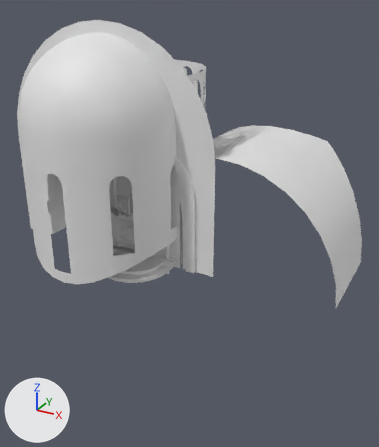
A saved change to the Blender file Interiors/Churches/Memorial/Interior_Church_Memorial.blend.
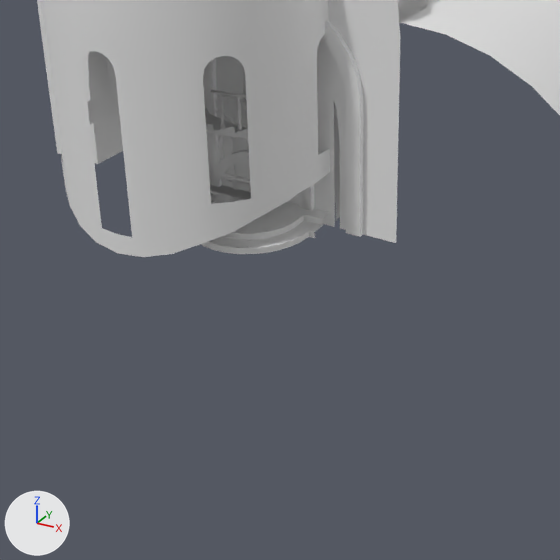
Each version appears first whole from a 50 mm camera at (15.9, -20.3, 12.7) aimed at (2.8, 3.4, 0.9), and next in a close-up on the part from 0% to 79% of the width and 33% to 100% of the height. The axes (+X, +Y, +Z) are drawn at lower left. The lights are the same throughout. The first two pictures are the older version.

Names of what the first close-up shows: 'Interior_Church_Memorial_ArchInnerBig', 'Interior_Church_Memorial_ArchInnerSmall', 'Interior_Church_Memorial_RoofBack', 'Interior_Church_Memorial_StairsAmbonMain', 'Interior_Church_Memorial_TowerHalfRoof', 'Interior_Church_Memorial_TowerMain', 'Interior_Church_Memorial_WallWindowBig' and 10 more.
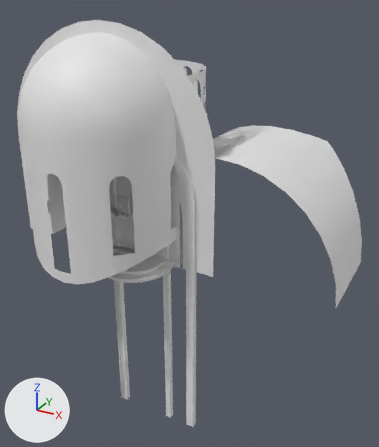
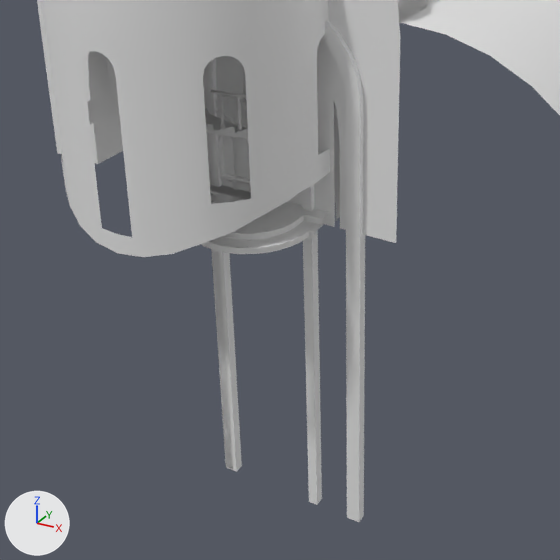
Pixel boxes (x1, y1, x2, y2) of what changed, in the close-ups (560 x 560 px; the box of a moved part takes in the faces that stretch with it):
'Interior_Church_Memorial_ArchInnerBig', reshaped (131% taller): before (204, 21, 363, 237); after (203, 21, 365, 522)
'Interior_Church_Memorial_ArchInnerSmall', reshaped (mostly hidden): before (203, 63, 314, 211); after (203, 63, 322, 505)
part 1 of me_interior_church_memorial_archinnersmall, moved or reshaped: before (203, 71, 215, 185); after (203, 71, 233, 470)
part 2 of me_interior_church_memorial_archinnersmall, moved or reshaped (mostly hidden before): before (302, 198, 311, 211); after (302, 198, 322, 505)
part 3 of me_interior_church_memorial_archinnerbig, moved or reshaped: before (204, 73, 222, 187); after (203, 73, 242, 472)
part 4 of me_interior_church_memorial_archinnerbig, moved or reshaped: before (346, 101, 363, 237); after (346, 101, 365, 522)

The change, as a diff of the scene's bpy script:
```diff
--- a/Interiors/Churches/Memorial/Interior_Church_Memorial.blend.py
+++ b/Interiors/Churches/Memorial/Interior_Church_Memorial.blend.py
@@ me_interior_church_memorial_archinnersmall @@
 # used by ob_interior_church_memorial_archinnersmall; location = (0.0, 0.0, 0.0)
 # before: 0 (0.0, 0.15, 0.0), 29 (0.3, 0.15, 0.0), 30 (0.0, -0.15, 0.0), 59 (0.3, -0.15, 0.0)
 # before: 14 (3.5, 0.15, 0.0), 15 (3.2, 0.15, 0.0), 44 (3.5, -0.15, 0.0), 45 (3.2, -0.15, 0.0)
-me_interior_church_memorial_archinnersmall.from_pydata(...)  # 60 vertices, 56 faces; spans x 0.0..3.5, y -0.15..0.15, z 0.0..5.6
+me_interior_church_memorial_archinnersmall.from_pydata(...)  # 60 vertices, 56 faces; spans x 0.0..3.5, y -0.15..0.15, z -10.0..5.6
+# me_interior_church_memorial_archinnersmall part 1
+for i in [0, 29, 30, 59]: me_interior_church_memorial_archinnersmall.vertices[i].co += Vector((0.0, 0.0, -10.0))
+# me_interior_church_memorial_archinnersmall part 2
+for i in [14, 15, 44, 45]: me_interior_church_memorial_archinnersmall.vertices[i].co += Vector((0.0, 0.0, -10.0))
@@ me_interior_church_memorial_archinnerbig @@
 # used by ob_interior_church_memorial_archinnerbig; location = (0.0, 0.0, 0.0)
 # before: 0 (0.0, 0.15, 0.0), 1 (0.43, 0.15, 0.0), 30 (0.0, -0.15, 0.0), 31 (0.43, -0.15, 0.0)
 # before: 28 (4.57, 0.15, 0.0), 29 (5.0, 0.15, 0.0), 58 (4.57, -0.15, 0.0) at pixel (345, 233), 59 (5.0, -0.15, 0.0) at pixel (360, 236)
-me_interior_church_memorial_archinnerbig.from_pydata(...)  # 60 vertices, 56 faces; spans x 0.0..5.0, y -0.15..0.15, z 0.0..6.3
+me_interior_church_memorial_archinnerbig.from_pydata(...)  # 60 vertices, 56 faces; spans x 0.0..5.0, y -0.15..0.15, z -10.0..6.3
+# me_interior_church_memorial_archinnerbig part 3
+for i in [0, 1, 30, 31]: me_interior_church_memorial_archinnerbig.vertices[i].co += Vector((0.0, 0.0, -10.0))
+# me_interior_church_memorial_archinnerbig part 4
+for i in [28, 29, 58, 59]: me_interior_church_memorial_archinnerbig.vertices[i].co += Vector((0.0, 0.0, -10.0))
```
